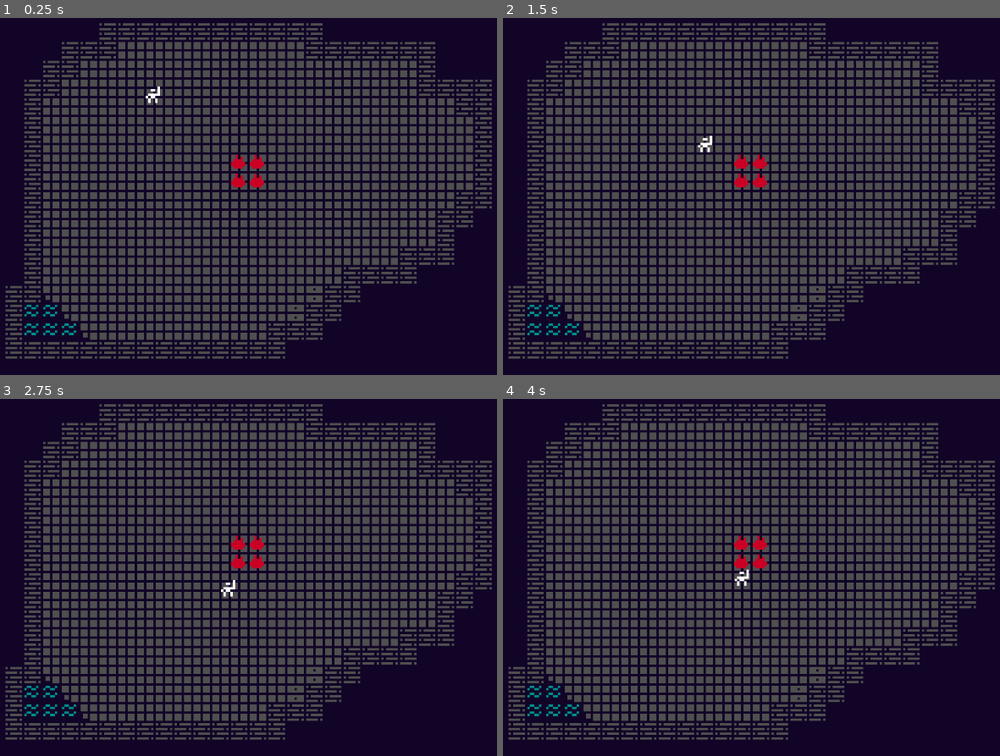
Above: before the commit, frames 1-4 (two rows, left to right).
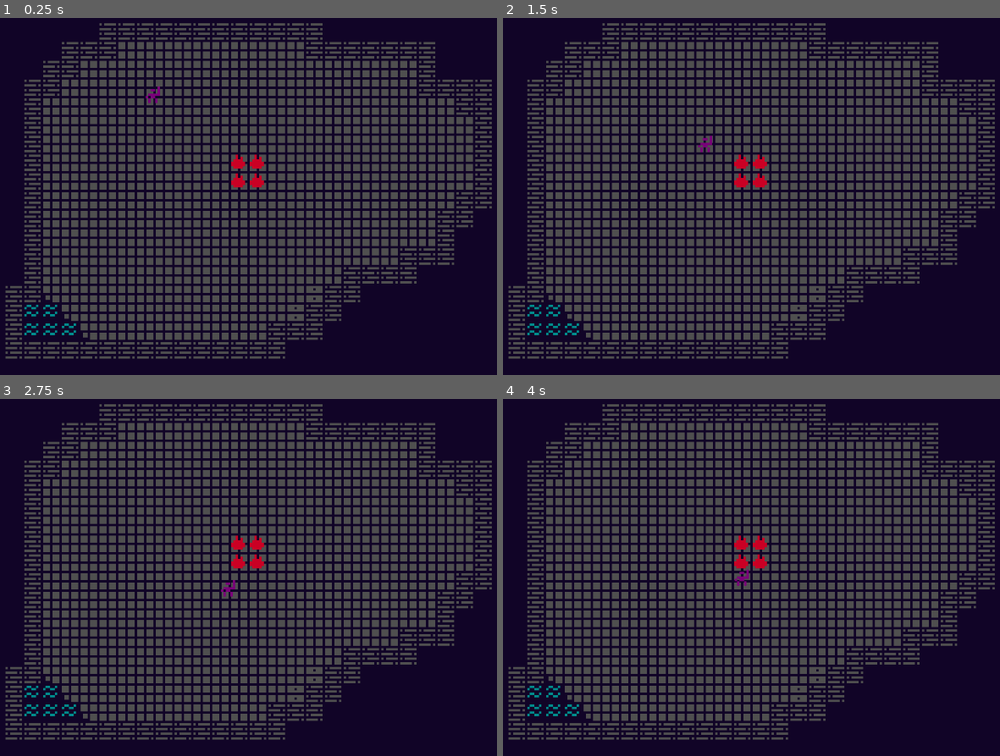
Above: after the commit, the same moments.

Repository: Hamblok0/Gremory
Game: Godot game, scene res://game.tscn
Two runs of this game, one before a commit and one after it. Both use one fixed random seed, a clock stepped at 60 frames per second and the inputs below.
Inputs:
- Up to frame 1 (0.25 s): no input
- Up to frame 2 (1.5 s): tap Enter at 0.5 s; hold M (player_downright) 0.53-1.28 s; hold J (player_down) from 1.28 s (still down)
- Up to frame 3 (2.75 s): release J (player_down) at 2.03 s; hold M (player_downright) from 2.03 s (still down)
- Up to frame 4 (4 s): release M (player_downright) at 2.78 s; hold K (player_up) 2.78-3.53 s; hold N (player_downleft) from 3.53 s (still down)

The runs differ from the first frame. In frame 1, less than 0.1% of the frame differs, in the area x 29-33%, y 19-24%; in frame 2, less than 0.1%; in frame 3, less than 0.1%; in frame 4, less than 0.1%, in the area x 46-50%, y 47-53%.

Commit message:
Basic collisions

Diff:
--- a/GridMove.gd
+++ b/GridMove.gd
@@ -5,6 +5,8 @@
 @export var speed: float = 0.35
 
 var moving: bool = false
+@onready var ray_cast: RayCast2D = $RayCast2D
+
 
 # Called when the node enters the scene tree for the first time.
 func _ready() -> void:
@@ -17,9 +19,12 @@
 
 func move(direction: Vector2) -> void:
 	if !moving:
-		moving = true
-		var new_pos: Vector2 = self_node.global_position + (direction * Constants.TILE_SIZE)
-		var transition: Tween = create_tween()
+		ray_cast.target_position = direction * Constants.TILE_SIZE
+		ray_cast.force_raycast_update()
 
-		transition.tween_property(self_node, "position", new_pos, speed).set_trans(Tween.TRANS_LINEAR)
-		transition.tween_callback(func() -> void: moving = false)
+		if !ray_cast.is_colliding():
+			moving = true
+			var new_pos: Vector2 = self_node.global_position + (direction * Constants.TILE_SIZE)
+			var transition: Tween = create_tween()
+			transition.tween_property(self_node, "position", new_pos, speed).set_trans(Tween.TRANS_LINEAR)
+			transition.tween_callback(func() -> void: moving = false)
--- a/game.gd
+++ b/game.gd
@@ -19,4 +19,5 @@
 
 func spawn_player() -> void:
 	var player: Player = player_scene.instantiate()
+	player.modulate = Color(0.478, 0, 0.478)
 	add_child(player)
--- a/grid_move.tscn
+++ b/grid_move.tscn
@@ -4,3 +4,5 @@
 
 [node name="GridMove" type="Node2D"]
 script = ExtResource("1_ngfac")
+
+[node name="RayCast2D" type="RayCast2D" parent="."]
--- a/master_tile.tres
+++ b/master_tile.tres
@@ -7,199 +7,589 @@
 texture = ExtResource("1_pcjpo")
 texture_region_size = Vector2i(32, 32)
 0:0/0 = 0
+0:0/0/physics_layer_0/linear_velocity = Vector2(0, 0)
+0:0/0/physics_layer_0/angular_velocity = 0.0
 1:0/0 = 0
+1:0/0/physics_layer_0/linear_velocity = Vector2(0, 0)
+1:0/0/physics_layer_0/angular_velocity = 0.0
 2:0/0 = 0
+2:0/0/physics_layer_0/linear_velocity = Vector2(0, 0)
+2:0/0/physics_layer_0/angular_velocity = 0.0
 3:0/0 = 0
+3:0/0/physics_layer_0/linear_velocity = Vector2(0, 0)
+3:0/0/physics_layer_0/angular_velocity = 0.0
 4:0/0 = 0
+4:0/0/physics_layer_0/linear_velocity = Vector2(0, 0)
+4:0/0/physics_layer_0/angular_velocity = 0.0
 5:0/0 = 0
+5:0/0/physics_layer_0/linear_velocity = Vector2(0, 0)
+5:0/0/physics_layer_0/angular_velocity = 0.0
 6:0/0 = 0
+6:0/0/physics_layer_0/linear_velocity = Vector2(0, 0)
+6:0/0/physics_layer_0/angular_velocity = 0.0
 7:0/0 = 0
+7:0/0/physics_layer_0/linear_velocity = Vector2(0, 0)
+7:0/0/physics_layer_0/angular_velocity = 0.0
 8:0/0 = 0
+8:0/0/physics_layer_0/linear_velocity = Vector2(0, 0)
+8:0/0/physics_layer_0/angular_velocity = 0.0
 9:0/0 = 0
+9:0/0/physics_layer_0/linear_velocity = Vector2(0, 0)
+9:0/0/physics_layer_0/angular_velocity = 0.0
 10:0/0 = 0
+10:0/0/physics_layer_0/linear_velocity = Vector2(0, 0)
+10:0/0/physics_layer_0/angular_velocity = 0.0
 11:0/0 = 0
+11:0/0/physics_layer_0/linear_velocity = Vector2(0, 0)
+11:0/0/physics_layer_0/angular_velocity = 0.0
 0:1/0 = 0
+0:1/0/physics_layer_0/linear_velocity = Vector2(0, 0)
+0:1/0/physics_layer_0/angular_velocity = 0.0
 1:1/0 = 0
+1:1/0/physics_layer_0/linear_velocity = Vector2(0, 0)
+1:1/0/physics_layer_0/angular_velocity = 0.0
 2:1/0 = 0
+2:1/0/physics_layer_0/linear_velocity = Vector2(0, 0)
+2:1/0/physics_layer_0/angular_velocity = 0.0
 3:1/0 = 0
+3:1/0/physics_layer_0/linear_velocity = Vector2(0, 0)
+3:1/0/physics_layer_0/angular_velocity = 0.0
 4:1/0 = 0
+4:1/0/physics_layer_0/linear_velocity = Vector2(0, 0)
+4:1/0/physics_layer_0/angular_velocity = 0.0
 5:1/0 = 0
+5:1/0/physics_layer_0/linear_velocity = Vector2(0, 0)
+5:1/0/physics_layer_0/angular_velocity = 0.0
 6:1/0 = 0
+6:1/0/physics_layer_0/linear_velocity = Vector2(0, 0)
+6:1/0/physics_layer_0/angular_velocity = 0.0
 7:1/0 = 0
+7:1/0/physics_layer_0/linear_velocity = Vector2(0, 0)
+7:1/0/physics_layer_0/angular_velocity = 0.0
 8:1/0 = 0
+8:1/0/physics_layer_0/linear_velocity = Vector2(0, 0)
+8:1/0/physics_layer_0/angular_velocity = 0.0
 9:1/0 = 0
+9:1/0/physics_layer_0/linear_velocity = Vector2(0, 0)
+9:1/0/physics_layer_0/angular_velocity = 0.0
 10:1/0 = 0
+10:1/0/physics_layer_0/linear_velocity = Vector2(0, 0)
+10:1/0/physics_layer_0/angular_velocity = 0.0
 11:1/0 = 0
+11:1/0/physics_layer_0/linear_velocity = Vector2(0, 0)
+11:1/0/physics_layer_0/angular_velocity = 0.0
 12:1/0 = 0
+12:1/0/physics_layer_0/linear_velocity = Vector2(0, 0)
+12:1/0/physics_layer_0/angular_velocity = 0.0
 13:1/0 = 0
+13:1/0/physics_layer_0/linear_velocity = Vector2(0, 0)
+13:1/0/physics_layer_0/angular_velocity = 0.0
 14:1/0 = 0
+14:1/0/physics_layer_0/linear_velocity = Vector2(0, 0)
+14:1/0/physics_layer_0/angular_velocity = 0.0
 15:1/0 = 0
+15:1/0/physics_layer_0/linear_velocity = Vector2(0, 0)
+15:1/0/physics_layer_0/angular_velocity = 0.0
 16:1/0 = 0
+16:1/0/physics_layer_0/linear_velocity = Vector2(0, 0)
+16:1/0/physics_layer_0/angular_velocity = 0.0
 17:1/0 = 0
+17:1/0/physics_layer_0/linear_velocity = Vector2(0, 0)
+17:1/0/physics_layer_0/angular_velocity = 0.0
 18:1/0 = 0
+18:1/0/physics_layer_0/linear_velocity = Vector2(0, 0)
+18:1/0/physics_layer_0/angular_velocity = 0.0
 19:1/0 = 0
+19:1/0/physics_layer_0/linear_velocity = Vector2(0, 0)
+19:1/0/physics_layer_0/angular_velocity = 0.0
 20:1/0 = 0
+20:1/0/physics_layer_0/linear_velocity = Vector2(0, 0)
+20:1/0/physics_layer_0/angular_velocity = 0.0
 21:1/0 = 0
+21:1/0/physics_layer_0/linear_velocity = Vector2(0, 0)
+21:1/0/physics_layer_0/angular_velocity = 0.0
 22:1/0 = 0
+22:1/0/physics_layer_0/linear_velocity = Vector2(0, 0)
+22:1/0/physics_layer_0/angular_velocity = 0.0
 0:2/0 = 0
+0:2/0/physics_layer_0/linear_velocity = Vector2(0, 0)
+0:2/0/physics_layer_0/angular_velocity = 0.0
+0:2/0/physics_layer_0/polygon_0/points = PackedVector2Array(-16, -16, 16, -16, 16, 16, -16, 16)
 1:2/0 = 0
+1:2/0/physics_layer_0/linear_velocity = Vector2(0, 0)
+1:2/0/physics_layer_0/angular_velocity = 0.0
 2:2/0 = 0
+2:2/0/physics_layer_0/linear_velocity = Vector2(0, 0)
+2:2/0/physics_layer_0/angular_velocity = 0.0
 3:2/0 = 0
+3:2/0/physics_layer_0/linear_velocity = Vector2(0, 0)
+3:2/0/physics_layer_0/angular_velocity = 0.0
 4:2/0 = 0
+4:2/0/physics_layer_0/linear_velocity = Vector2(0, 0)
+4:2/0/physics_layer_0/angular_velocity = 0.0
 5:2/0 = 0
+5:2/0/physics_layer_0/linear_velocity = Vector2(0, 0)
+5:2/0/physics_layer_0/angular_velocity = 0.0
 6:2/0 = 0
+6:2/0/physics_layer_0/linear_velocity = Vector2(0, 0)
+6:2/0/physics_layer_0/angular_velocity = 0.0
 7:2/0 = 0
+7:2/0/physics_layer_0/linear_velocity = Vector2(0, 0)
+7:2/0/physics_layer_0/angular_velocity = 0.0
 8:2/0 = 0
+8:2/0/physics_layer_0/linear_velocity = Vector2(0, 0)
+8:2/0/physics_layer_0/angular_velocity = 0.0
 9:2/0 = 0
+9:2/0/physics_layer_0/linear_velocity = Vector2(0, 0)
+9:2/0/physics_layer_0/angular_velocity = 0.0
 10:2/0 = 0
+10:2/0/physics_layer_0/linear_velocity = Vector2(0, 0)
+10:2/0/physics_layer_0/angular_velocity = 0.0
 11:2/0 = 0
+11:2/0/physics_layer_0/linear_velocity = Vector2(0, 0)
+11:2/0/physics_layer_0/angular_velocity = 0.0
 12:2/0 = 0
+12:2/0/physics_layer_0/linear_velocity = Vector2(0, 0)
+12:2/0/physics_layer_0/angular_velocity = 0.0
 13:2/0 = 0
+13:2/0/physics_layer_0/linear_velocity = Vector2(0, 0)
+13:2/0/physics_layer_0/angular_velocity = 0.0
+13:2/0/physics_layer_0/polygon_0/points = PackedVector2Array(-16, -16, 16, -16, 16, 16, -16, 16)
 14:2/0 = 0
+14:2/0/physics_layer_0/linear_velocity = Vector2(0, 0)
+14:2/0/physics_layer_0/angular_velocity = 0.0
 15:2/0 = 0
+15:2/0/physics_layer_0/linear_velocity = Vector2(0, 0)
+15:2/0/physics_layer_0/angular_velocity = 0.0
+15:2/0/physics_layer_0/polygon_0/points = PackedVector2Array(-16, -16, 16, -16, 16, 16, -16, 16)
 16:2/0 = 0
+16:2/0/physics_layer_0/linear_velocity = Vector2(0, 0)
+16:2/0/physics_layer_0/angular_velocity = 0.0
 17:2/0 = 0
+17:2/0/physics_layer_0/linear_velocity = Vector2(0, 0)
+17:2/0/physics_layer_0/angular_velocity = 0.0
 18:2/0 = 0
+18:2/0/physics_layer_0/linear_velocity = Vector2(0, 0)
+18:2/0/physics_layer_0/angular_velocity = 0.0
 19:2/0 = 0
+19:2/0/physics_layer_0/linear_velocity = Vector2(0, 0)
+19:2/0/physics_layer_0/angular_velocity = 0.0
 20:2/0 = 0
+20:2/0/physics_layer_0/linear_velocity = Vector2(0, 0)
+20:2/0/physics_layer_0/angular_velocity = 0.0
 21:2/0 = 0
+21:2/0/physics_layer_0/linear_velocity = Vector2(0, 0)
+21:2/0/physics_layer_0/angular_velocity = 0.0
 22:2/0 = 0
+22:2/0/physics_layer_0/linear_velocity = Vector2(0, 0)
+22:2/0/physics_layer_0/angular_velocity = 0.0
 0:3/0 = 0
+0:3/0/physics_layer_0/linear_velocity = Vector2(0, 0)
+0:3/0/physics_layer_0/angular_velocity = 0.0
 1:3/0 = 0
+1:3/0/physics_layer_0/linear_velocity = Vector2(0, 0)
+1:3/0/physics_layer_0/angular_velocity = 0.0
 2:3/0 = 0
+2:3/0/physics_layer_0/linear_velocity = Vector2(0, 0)
+2:3/0/physics_layer_0/angular_velocity = 0.0
 3:3/0 = 0
+3:3/0/physics_layer_0/linear_velocity = Vector2(0, 0)
+3:3/0/physics_layer_0/angular_velocity = 0.0
 4:3/0 = 0
+4:3/0/physics_layer_0/linear_velocity = Vector2(0, 0)
+4:3/0/physics_layer_0/angular_velocity = 0.0
 5:3/0 = 0
+5:3/0/physics_layer_0/linear_velocity = Vector2(0, 0)
+5:3/0/physics_layer_0/angular_velocity = 0.0
 6:3/0 = 0
+6:3/0/physics_layer_0/linear_velocity = Vector2(0, 0)
+6:3/0/physics_layer_0/angular_velocity = 0.0
 7:3/0 = 0
+7:3/0/physics_layer_0/linear_velocity = Vector2(0, 0)
+7:3/0/physics_layer_0/angular_velocity = 0.0
 8:3/0 = 0
+8:3/0/physics_layer_0/linear_velocity = Vector2(0, 0)
+8:3/0/physics_layer_0/angular_velocity = 0.0
 9:3/0 = 0
+9:3/0/physics_layer_0/linear_velocity = Vector2(0, 0)
+9:3/0/physics_layer_0/angular_velocity = 0.0
 10:3/0 = 0
+10:3/0/physics_layer_0/linear_velocity = Vector2(0, 0)
+10:3/0/physics_layer_0/angular_velocity = 0.0
 11:3/0 = 0
+11:3/0/physics_layer_0/linear_velocity = Vector2(0, 0)
+11:3/0/physics_layer_0/angular_velocity = 0.0
 12:3/0 = 0
+12:3/0/physics_layer_0/linear_velocity = Vector2(0, 0)
+12:3/0/physics_layer_0/angular_velocity = 0.0
 13:3/0 = 0
+13:3/0/physics_layer_0/linear_velocity = Vector2(0, 0)
+13:3/0/physics_layer_0/angular_velocity = 0.0
 14:3/0 = 0
+14:3/0/physics_layer_0/linear_velocity = Vector2(0, 0)
+14:3/0/physics_layer_0/angular_velocity = 0.0
 15:3/0 = 0
+15:3/0/physics_layer_0/linear_velocity = Vector2(0, 0)
+15:3/0/physics_layer_0/angular_velocity = 0.0
 16:3/0 = 0
+16:3/0/physics_layer_0/linear_velocity = Vector2(0, 0)
+16:3/0/physics_layer_0/angular_velocity = 0.0
 17:3/0 = 0
+17:3/0/physics_layer_0/linear_velocity = Vector2(0, 0)
+17:3/0/physics_layer_0/angular_velocity = 0.0
 18:3/0 = 0
+18:3/0/physics_layer_0/linear_velocity = Vector2(0, 0)
+18:3/0/physics_layer_0/angular_velocity = 0.0
 19:3/0 = 0
+19:3/0/physics_layer_0/linear_velocity = Vector2(0, 0)
+19:3/0/physics_layer_0/angular_velocity = 0.0
 20:3/0 = 0
+20:3/0/physics_layer_0/linear_velocity = Vector2(0, 0)
+20:3/0/physics_layer_0/angular_velocity = 0.0
 21:3/0 = 0
+21:3/0/physics_layer_0/linear_velocity = Vector2(0, 0)
+21:3/0/physics_layer_0/angular_velocity = 0.0
 22:3/0 = 0
+22:3/0/physics_layer_0/linear_velocity = Vector2(0, 0)
+22:3/0/physics_layer_0/angular_velocity = 0.0
 0:4/0 = 0
+0:4/0/physics_layer_0/linear_velocity = Vector2(0, 0)
+0:4/0/physics_layer_0/angular_velocity = 0.0
 1:4/0 = 0
+1:4/0/physics_layer_0/linear_velocity = Vector2(0, 0)
+1:4/0/physics_layer_0/angular_velocity = 0.0
 2:4/0 = 0
+2:4/0/physics_layer_0/linear_velocity = Vector2(0, 0)
+2:4/0/physics_layer_0/angular_velocity = 0.0
 3:4/0 = 0
+3:4/0/physics_layer_0/linear_velocity = Vector2(0, 0)
+3:4/0/physics_layer_0/angular_velocity = 0.0
 4:4/0 = 0
+4:4/0/physics_layer_0/linear_velocity = Vector2(0, 0)
+4:4/0/physics_layer_0/angular_velocity = 0.0
 5:4/0 = 0
+5:4/0/physics_layer_0/linear_velocity = Vector2(0, 0)
+5:4/0/physics_layer_0/angular_velocity = 0.0
 6:4/0 = 0
+6:4/0/physics_layer_0/linear_velocity = Vector2(0, 0)
+6:4/0/physics_layer_0/angular_velocity = 0.0
 7:4/0 = 0
+7:4/0/physics_layer_0/linear_velocity = Vector2(0, 0)
+7:4/0/physics_layer_0/angular_velocity = 0.0
 8:4/0 = 0
+8:4/0/physics_layer_0/linear_velocity = Vector2(0, 0)
+8:4/0/physics_layer_0/angular_velocity = 0.0
 9:4/0 = 0
+9:4/0/physics_layer_0/linear_velocity = Vector2(0, 0)
+9:4/0/physics_layer_0/angular_velocity = 0.0
 10:4/0 = 0
+10:4/0/physics_layer_0/linear_velocity = Vector2(0, 0)
+10:4/0/physics_layer_0/angular_velocity = 0.0
 11:4/0 = 0
+11:4/0/physics_layer_0/linear_velocity = Vector2(0, 0)
+11:4/0/physics_layer_0/angular_velocity = 0.0
 12:4/0 = 0
+12:4/0/physics_layer_0/linear_velocity = Vector2(0, 0)
+12:4/0/physics_layer_0/angular_velocity = 0.0
 13:4/0 = 0
+13:4/0/physics_layer_0/linear_velocity = Vector2(0, 0)
+13:4/0/physics_layer_0/angular_velocity = 0.0
 14:4/0 = 0
+14:4/0/physics_layer_0/linear_velocity = Vector2(0, 0)
+14:4/0/physics_layer_0/angular_velocity = 0.0
 15:4/0 = 0
+15:4/0/physics_layer_0/linear_velocity = Vector2(0, 0)
+15:4/0/physics_layer_0/angular_velocity = 0.0
 16:4/0 = 0
+16:4/0/physics_layer_0/linear_velocity = Vector2(0, 0)
+16:4/0/physics_layer_0/angular_velocity = 0.0
 17:4/0 = 0
+17:4/0/physics_layer_0/linear_velocity = Vector2(0, 0)
+17:4/0/physics_layer_0/angular_velocity = 0.0
 18:4/0 = 0
+18:4/0/physics_layer_0/linear_velocity = Vector2(0, 0)
+18:4/0/physics_layer_0/angular_velocity = 0.0
 19:4/0 = 0
+19:4/0/physics_layer_0/linear_velocity = Vector2(0, 0)
+19:4/0/physics_layer_0/angular_velocity = 0.0
 20:4/0 = 0
+20:4/0/physics_layer_0/linear_velocity = Vector2(0, 0)
+20:4/0/physics_layer_0/angular_velocity = 0.0
 21:4/0 = 0
+21:4/0/physics_layer_0/linear_velocity = Vector2(0, 0)
+21:4/0/physics_layer_0/angular_velocity = 0.0
 22:4/0 = 0
+22:4/0/physics_layer_0/linear_velocity = Vector2(0, 0)
+22:4/0/physics_layer_0/angular_velocity = 0.0
 23:4/0 = 0
+23:4/0/physics_layer_0/linear_velocity = Vector2(0, 0)
+23:4/0/physics_layer_0/angular_velocity = 0.0
 24:4/0 = 0
+24:4/0/physics_layer_0/linear_velocity = Vector2(0, 0)
+24:4/0/physics_layer_0/angular_velocity = 0.0
 25:4/0 = 0
+25:4/0/physics_layer_0/linear_velocity = Vector2(0, 0)
+25:4/0/physics_layer_0/angular_velocity = 0.0
 26:4/0 = 0
+26:4/0/physics_layer_0/linear_velocity = Vector2(0, 0)
+26:4/0/physics_layer_0/angular_velocity = 0.0
 27:4/0 = 0
+27:4/0/physics_layer_0/linear_velocity = Vector2(0, 0)
+27:4/0/physics_layer_0/angular_velocity = 0.0
 0:5/0 = 0
+0:5/0/physics_layer_0/linear_velocity = Vector2(0, 0)
+0:5/0/physics_layer_0/angular_velocity = 0.0
 1:5/0 = 0
+1:5/0/physics_layer_0/linear_velocity = Vector2(0, 0)
+1:5/0/physics_layer_0/angular_velocity = 0.0
 2:5/0 = 0
+2:5/0/physics_layer_0/linear_velocity = Vector2(0, 0)
+2:5/0/physics_layer_0/angular_velocity = 0.0
 3:5/0 = 0
+3:5/0/physics_layer_0/linear_velocity = Vector2(0, 0)
+3:5/0/physics_layer_0/angular_velocity = 0.0
 4:5/0 = 0
+4:5/0/physics_layer_0/linear_velocity = Vector2(0, 0)
+4:5/0/physics_layer_0/angular_velocity = 0.0
 5:5/0 = 0
+5:5/0/physics_layer_0/linear_velocity = Vector2(0, 0)
+5:5/0/physics_layer_0/angular_velocity = 0.0
 6:5/0 = 0
+6:5/0/physics_layer_0/linear_velocity = Vector2(0, 0)
+6:5/0/physics_layer_0/angular_velocity = 0.0
 7:5/0 = 0
+7:5/0/physics_layer_0/linear_velocity = Vector2(0, 0)
+7:5/0/physics_layer_0/angular_velocity = 0.0
 8:5/0 = 0
+8:5/0/physics_layer_0/linear_velocity = Vector2(0, 0)
+8:5/0/physics_layer_0/angular_velocity = 0.0
 9:5/0 = 0
+9:5/0/physics_layer_0/linear_velocity = Vector2(0, 0)
+9:5/0/physics_layer_0/angular_velocity = 0.0
 10:5/0 = 0
+10:5/0/physics_layer_0/linear_velocity = Vector2(0, 0)
+10:5/0/physics_layer_0/angular_velocity = 0.0
 11:5/0 = 0
+11:5/0/physics_layer_0/linear_velocity = Vector2(0, 0)
+11:5/0/physics_layer_0/angular_velocity = 0.0
 12:5/0 = 0
+12:5/0/physics_layer_0/linear_velocity = Vector2(0, 0)
+12:5/0/physics_layer_0/angular_velocity = 0.0
 13:5/0 = 0
+13:5/0/physics_layer_0/linear_velocity = Vector2(0, 0)
+13:5/0/physics_layer_0/angular_velocity = 0.0
 14:5/0 = 0
+14:5/0/physics_layer_0/linear_velocity = Vector2(0, 0)
+14:5/0/physics_layer_0/angular_velocity = 0.0
 15:5/0 = 0
+15:5/0/physics_layer_0/linear_velocity = Vector2(0, 0)
+15:5/0/physics_layer_0/angular_velocity = 0.0
 16:5/0 = 0
+16:5/0/physics_layer_0/linear_velocity = Vector2(0, 0)
+16:5/0/physics_layer_0/angular_velocity = 0.0
 17:5/0 = 0
+17:5/0/physics_layer_0/linear_velocity = Vector2(0, 0)
+17:5/0/physics_layer_0/angular_velocity = 0.0
 18:5/0 = 0
+18:5/0/physics_layer_0/linear_velocity = Vector2(0, 0)
+18:5/0/physics_layer_0/angular_velocity = 0.0
 19:5/0 = 0
+19:5/0/physics_layer_0/linear_velocity = Vector2(0, 0)
+19:5/0/physics_layer_0/angular_velocity = 0.0
 20:5/0 = 0
+20:5/0/physics_layer_0/linear_velocity = Vector2(0, 0)
+20:5/0/physics_layer_0/angular_velocity = 0.0
 21:5/0 = 0
+21:5/0/physics_layer_0/linear_velocity = Vector2(0, 0)
+21:5/0/physics_layer_0/angular_velocity = 0.0
 22:5/0 = 0
+22:5/0/physics_layer_0/linear_velocity = Vector2(0, 0)
+22:5/0/physics_layer_0/angular_velocity = 0.0
 23:5/0 = 0
+23:5/0/physics_layer_0/linear_velocity = Vector2(0, 0)
+23:5/0/physics_layer_0/angular_velocity = 0.0
 24:5/0 = 0
+24:5/0/physics_layer_0/linear_velocity = Vector2(0, 0)
+24:5/0/physics_layer_0/angular_velocity = 0.0
 25:5/0 = 0
+25:5/0/physics_layer_0/linear_velocity = Vector2(0, 0)
+25:5/0/physics_layer_0/angular_velocity = 0.0
 26:5/0 = 0
+26:5/0/physics_layer_0/linear_velocity = Vector2(0, 0)
+26:5/0/physics_layer_0/angular_velocity = 0.0
 27:5/0 = 0
+27:5/0/physics_layer_0/linear_velocity = Vector2(0, 0)
+27:5/0/physics_layer_0/angular_velocity = 0.0
 0:6/0 = 0
+0:6/0/physics_layer_0/linear_velocity = Vector2(0, 0)
+0:6/0/physics_layer_0/angular_velocity = 0.0
 1:6/0 = 0
+1:6/0/physics_layer_0/linear_velocity = Vector2(0, 0)
+1:6/0/physics_layer_0/angular_velocity = 0.0
 2:6/0 = 0
+2:6/0/physics_layer_0/linear_velocity = Vector2(0, 0)
+2:6/0/physics_layer_0/angular_velocity = 0.0
 3:6/0 = 0
+3:6/0/physics_layer_0/linear_velocity = Vector2(0, 0)
+3:6/0/physics_layer_0/angular_velocity = 0.0
 4:6/0 = 0
+4:6/0/physics_layer_0/linear_velocity = Vector2(0, 0)
+4:6/0/physics_layer_0/angular_velocity = 0.0
 5:6/0 = 0
+5:6/0/physics_layer_0/linear_velocity = Vector2(0, 0)
+5:6/0/physics_layer_0/angular_velocity = 0.0
 6:6/0 = 0
+6:6/0/physics_layer_0/linear_velocity = Vector2(0, 0)
+6:6/0/physics_layer_0/angular_velocity = 0.0
 7:6/0 = 0
+7:6/0/physics_layer_0/linear_velocity = Vector2(0, 0)
+7:6/0/physics_layer_0/angular_velocity = 0.0
 8:6/0 = 0
+8:6/0/physics_layer_0/linear_velocity = Vector2(0, 0)
+8:6/0/physics_layer_0/angular_velocity = 0.0
 9:6/0 = 0
+9:6/0/physics_layer_0/linear_velocity = Vector2(0, 0)
+9:6/0/physics_layer_0/angular_velocity = 0.0
 10:6/0 = 0
+10:6/0/physics_layer_0/linear_velocity = Vector2(0, 0)
+10:6/0/physics_layer_0/angular_velocity = 0.0
 11:6/0 = 0
+11:6/0/physics_layer_0/linear_velocity = Vector2(0, 0)
+11:6/0/physics_layer_0/angular_velocity = 0.0
 12:6/0 = 0
+12:6/0/physics_layer_0/linear_velocity = Vector2(0, 0)
+12:6/0/physics_layer_0/angular_velocity = 0.0
 13:6/0 = 0
+13:6/0/physics_layer_0/linear_velocity = Vector2(0, 0)
+13:6/0/physics_layer_0/angular_velocity = 0.0
 14:6/0 = 0
+14:6/0/physics_layer_0/linear_velocity = Vector2(0, 0)
+14:6/0/physics_layer_0/angular_velocity = 0.0
 15:6/0 = 0
+15:6/0/physics_layer_0/linear_velocity = Vector2(0, 0)
+15:6/0/physics_layer_0/angular_velocity = 0.0
 16:6/0 = 0
+16:6/0/physics_layer_0/linear_velocity = Vector2(0, 0)
+16:6/0/physics_layer_0/angular_velocity = 0.0
 17:6/0 = 0
+17:6/0/physics_layer_0/linear_velocity = Vector2(0, 0)
+17:6/0/physics_layer_0/angular_velocity = 0.0
 18:6/0 = 0
+18:6/0/physics_layer_0/linear_velocity = Vector2(0, 0)
+18:6/0/physics_layer_0/angular_velocity = 0.0
 19:6/0 = 0
+19:6/0/physics_layer_0/linear_velocity = Vector2(0, 0)
+19:6/0/physics_layer_0/angular_velocity = 0.0
 20:6/0 = 0
+20:6/0/physics_layer_0/linear_velocity = Vector2(0, 0)
+20:6/0/physics_layer_0/angular_velocity = 0.0
 21:6/0 = 0
+21:6/0/physics_layer_0/linear_velocity = Vector2(0, 0)
+21:6/0/physics_layer_0/angular_velocity = 0.0
 22:6/0 = 0
+22:6/0/physics_layer_0/linear_velocity = Vector2(0, 0)
+22:6/0/physics_layer_0/angular_velocity = 0.0
 23:6/0 = 0
+23:6/0/physics_layer_0/linear_velocity = Vector2(0, 0)
+23:6/0/physics_layer_0/angular_velocity = 0.0
 24:6/0 = 0
+24:6/0/physics_layer_0/linear_velocity = Vector2(0, 0)
+24:6/0/physics_layer_0/angular_velocity = 0.0
 25:6/0 = 0
+25:6/0/physics_layer_0/linear_velocity = Vector2(0, 0)
+25:6/0/physics_layer_0/angular_velocity = 0.0
 26:6/0 = 0
+26:6/0/physics_layer_0/linear_velocity = Vector2(0, 0)
+26:6/0/physics_layer_0/angular_velocity = 0.0
 27:6/0 = 0
+27:6/0/physics_layer_0/linear_velocity = Vector2(0, 0)
+27:6/0/physics_layer_0/angular_velocity = 0.0
 0:7/0 = 0
+0:7/0/physics_layer_0/linear_velocity = Vector2(0, 0)
+0:7/0/physics_layer_0/angular_velocity = 0.0
 1:7/0 = 0
+1:7/0/physics_layer_0/linear_velocity = Vector2(0, 0)
+1:7/0/physics_layer_0/angular_velocity = 0.0
 2:7/0 = 0
+2:7/0/physics_layer_0/linear_velocity = Vector2(0, 0)
+2:7/0/physics_layer_0/angular_velocity = 0.0
 3:7/0 = 0
+3:7/0/physics_layer_0/linear_velocity = Vector2(0, 0)
+3:7/0/physics_layer_0/angular_velocity = 0.0
 4:7/0 = 0
+4:7/0/physics_layer_0/linear_velocity = Vector2(0, 0)
+4:7/0/physics_layer_0/angular_velocity = 0.0
 5:7/0 = 0
+5:7/0/physics_layer_0/linear_velocity = Vector2(0, 0)
+5:7/0/physics_layer_0/angular_velocity = 0.0
 6:7/0 = 0
+6:7/0/physics_layer_0/linear_velocity = Vector2(0, 0)
+6:7/0/physics_layer_0/angular_velocity = 0.0
 7:7/0 = 0
+7:7/0/physics_layer_0/linear_velocity = Vector2(0, 0)
+7:7/0/physics_layer_0/angular_velocity = 0.0
 8:7/0 = 0
+8:7/0/physics_layer_0/linear_velocity = Vector2(0, 0)
+8:7/0/physics_layer_0/angular_velocity = 0.0
 9:7/0 = 0
+9:7/0/physics_layer_0/linear_velocity = Vector2(0, 0)
+9:7/0/physics_layer_0/angular_velocity = 0.0
 10:7/0 = 0
+10:7/0/physics_layer_0/linear_velocity = Vector2(0, 0)
+10:7/0/physics_layer_0/angular_velocity = 0.0
 11:7/0 = 0
+11:7/0/physics_layer_0/linear_velocity = Vector2(0, 0)
+11:7/0/physics_layer_0/angular_velocity = 0.0
 12:7/0 = 0
+12:7/0/physics_layer_0/linear_velocity = Vector2(0, 0)
+12:7/0/physics_layer_0/angular_velocity = 0.0
 13:7/0 = 0
+13:7/0/physics_layer_0/linear_velocity = Vector2(0, 0)
+13:7/0/physics_layer_0/angular_velocity = 0.0
 14:7/0 = 0
+14:7/0/physics_layer_0/linear_velocity = Vector2(0, 0)
+14:7/0/physics_layer_0/angular_velocity = 0.0
 15:7/0 = 0
+15:7/0/physics_layer_0/linear_velocity = Vector2(0, 0)
+15:7/0/physics_layer_0/angular_velocity = 0.0
 16:7/0 = 0
+16:7/0/physics_layer_0/linear_velocity = Vector2(0, 0)
+16:7/0/physics_layer_0/angular_velocity = 0.0
 17:7/0 = 0
+17:7/0/physics_layer_0/linear_velocity = Vector2(0, 0)
+17:7/0/physics_layer_0/angular_velocity = 0.0
 18:7/0 = 0
+18:7/0/physics_layer_0/linear_velocity = Vector2(0, 0)
+18:7/0/physics_layer_0/angular_velocity = 0.0
 19:7/0 = 0
+19:7/0/physics_layer_0/linear_velocity = Vector2(0, 0)
+19:7/0/physics_layer_0/angular_velocity = 0.0
 20:7/0 = 0
+20:7/0/physics_layer_0/linear_velocity = Vector2(0, 0)
+20:7/0/physics_layer_0/angular_velocity = 0.0
 21:7/0 = 0
+21:7/0/physics_layer_0/linear_velocity = Vector2(0, 0)
+21:7/0/physics_layer_0/angular_velocity = 0.0
 22:7/0 = 0
+22:7/0/physics_layer_0/linear_velocity = Vector2(0, 0)
+22:7/0/physics_layer_0/angular_velocity = 0.0
 23:7/0 = 0
+23:7/0/physics_layer_0/linear_velocity = Vector2(0, 0)
+23:7/0/physics_layer_0/angular_velocity = 0.0
 24:7/0 = 0
+24:7/0/physics_layer_0/linear_velocity = Vector2(0, 0)
+24:7/0/physics_layer_0/angular_velocity = 0.0
 25:7/0 = 0
+25:7/0/physics_layer_0/linear_velocity = Vector2(0, 0)
+25:7/0/physics_layer_0/angular_velocity = 0.0
 26:7/0 = 0
+26:7/0/physics_layer_0/linear_velocity = Vector2(0, 0)
+26:7/0/physics_layer_0/angular_velocity = 0.0
 27:7/0 = 0
+27:7/0/physics_layer_0/linear_velocity = Vector2(0, 0)
+27:7/0/physics_layer_0/angular_velocity = 0.0
 
 [resource]
 tile_size = Vector2i(32, 32)
+physics_layer_0/collision_layer = 1
 sources/0 = SubResource("TileSetAtlasSource_3vqqm")
--- a/player.gd
+++ b/player.gd
@@ -2,11 +2,10 @@
 
 class_name Player
 
-var grid_move: GridMove
+@onready var grid_move: GridMove = $GridMove
 
 # Called when the node enters the scene tree for the first time.
 func _ready() -> void:
-	grid_move = $GridMove
 	position = Vector2(7, 0) * Constants.TILE_SIZE
 
 # Called every frame. 'delta' is the elapsed time since the previous frame.
